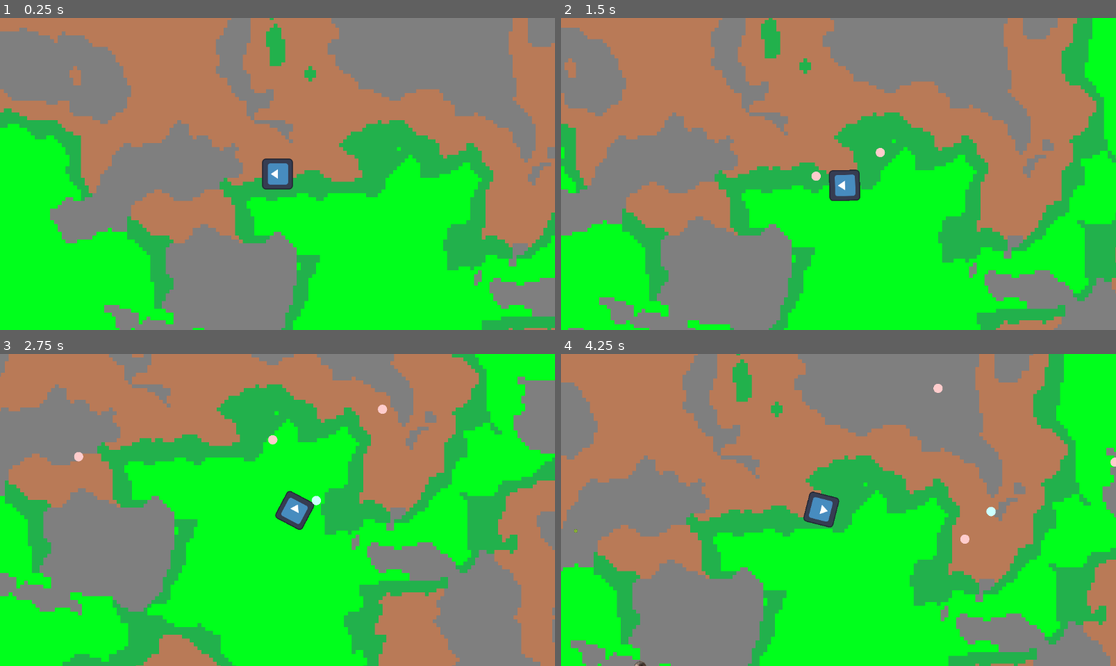
Above: before the commit, frames 1-4 (two rows, left to right).
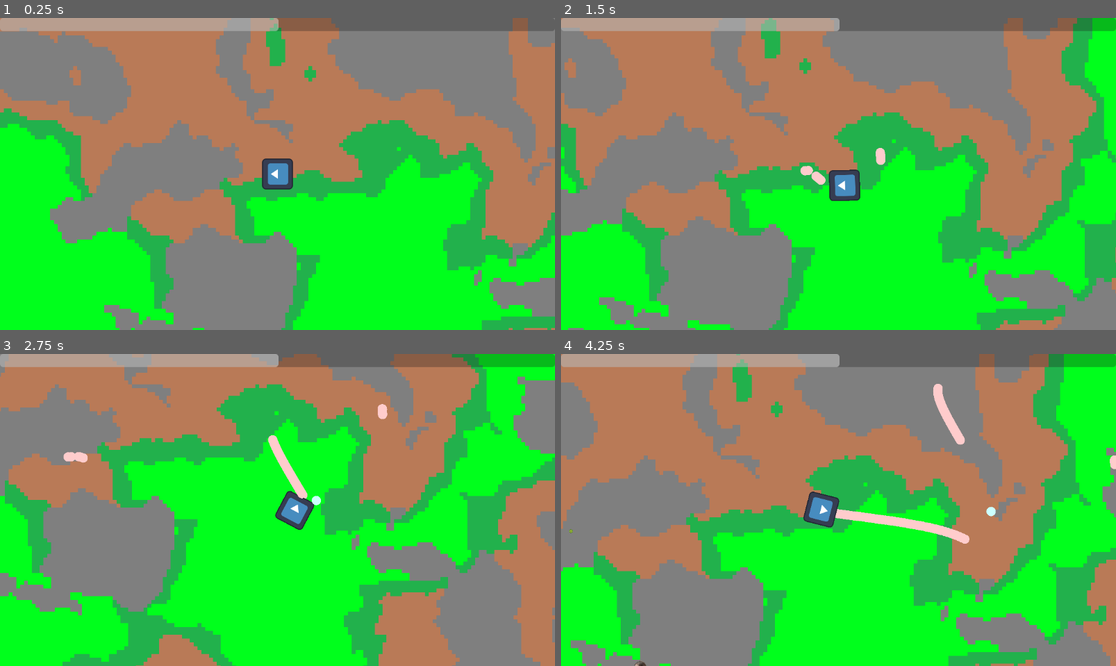
Above: after the commit, the same moments.

Repository: laniro/Birminghack26
Game: Godot game, scene res://Scenes/game.tscn
The game is run twice, just before and just after one commit, with the same random seed, the same clock (stepped at 60 frames per second) and the same inputs. The engine's default icon, where the game draws it, is replaced by a stand-in: a white triangle on a blue panel in a dark square.
Inputs (mouse positions are in pixels of both pictures, inside the frame that each line leads up to):
- Up to frame 1 (0.25 s): no input
- Up to frame 2 (1.5 s): move the mouse to (960, 158) at 0.52 s; press the mouse at (960, 158) at 0.53 s; hold D (moveRight) 0.53-1.28 s; move the mouse to (727, 189) at 1.27 s; release the mouse at (727, 189) at 1.28 s; hold S (moveDown) from 1.28 s (still down); click (727, 189) at 1.35 s
- Up to frame 3 (2.75 s): move the mouse to (333, 441) at 2.02 s; release S (moveDown) at 2.03 s; press the mouse at (333, 441) at 2.03 s; hold D (moveRight) from 2.03 s (still down); tap E (summon) at 2.1 s
- Up to frame 4 (4.25 s): move the mouse to (810, 572) at 2.77 s; release D (moveRight) at 2.78 s; release the mouse at (810, 572) at 2.78 s; hold W (moveUp) 2.78-3.53 s; click (810, 572) at 2.85 s; move the mouse to (1005, 556) at 3.52 s; press the mouse at (1005, 556) at 3.53 s; hold A (moveLeft) from 3.53 s (still down)

The runs differ from the first frame. In frame 1, 4.2% of the frame differs, in the area x 0-100%, y 0-5%; in frame 2, 4.4%; in frame 3, 4.7%; in frame 4, 5.3%, in the area x 0-100%, y 0-61%.

Commit message:
Add progressabr

Diff:
--- a/birminghack/Scenes/game.tscn
+++ b/birminghack/Scenes/game.tscn
@@ -17,7 +17,6 @@
 
 [node name="Game" type="Node2D" unique_id=388217617]
 script = ExtResource("1_3dryh")
-enemy_distance = 1500
 
 [node name="Player" parent="." unique_id=409008626 instance=ExtResource("1_ebmjs")]
 
@@ -40,12 +39,17 @@
 tile_set = SubResource("TileSet_1l0tm")
 script = ExtResource("4_3dryh")
 
-[node name="TileMapLayer" type="TileMapLayer" parent="." unique_id=1600962164]
-z_index = -1
-tile_set = SubResource("TileSet_1l0tm")
-script = ExtResource("4_3dryh")
+[node name="Bullets" type="Node" parent="." unique_id=1223986288]
 
-[node name="Bullets" type="Node" parent="." unique_id=1223986288]
+[node name="CanvasLayer" type="CanvasLayer" parent="." unique_id=1394898989]
+
+[node name="ProgressBar" type="ProgressBar" parent="CanvasLayer" unique_id=2103668735]
+anchors_preset = 10
+anchor_right = 1.0
+offset_bottom = 27.0
+grow_horizontal = 2
+value = 50.0
+show_percentage = false
 
 [connection signal="shoot" from="Player" to="." method="_on_player_shoot"]
 [connection signal="timeout" from="Timer" to="." method="_on_timer_timeout"]
--- a/birminghack/Scripts/experience_orb.gd
+++ b/birminghack/Scripts/experience_orb.gd
@@ -11,6 +11,6 @@
 # Called every frame. 'delta' is the elapsed time since the previous frame.
 func _process(delta: float) -> void:
 	var player = get_node("/root/Game/Player")
-	if position.distance_to(player.position) < 50:
+	if position.distance_to(player.position) < 100:
 		player.gainExp(value)
 		queue_free()
--- a/birminghack/Scripts/player.gd
+++ b/birminghack/Scripts/player.gd
@@ -45,7 +45,7 @@
 	if Input.is_action_just_pressed("summon"):
 		summonOrb()
 
-	if Input.is_action_just_pressed("attack"):
+	if Input.is_action_pressed("attack"):
 		shoot.emit($BulletStart.global_position)
 
 
@@ -66,6 +66,11 @@
 	if (exp>10*(level+1)):
 		exp-=10*(level+1)
 		level+=1
+		if level%5:
+			$"..".openPopupBasic()
+		else:
+			$"..".openPopupBonus()
+	$"../CanvasLayer/ProgressBar".value = 100*exp/(10*(level+1))
 
 
 func Hit(damage, isTrue):
Not shown: 1 places in birminghack/Scenes/ExperienceOrb.tscn that only renumber resources
Not shown, added: birminghack/export_presets.cfg
